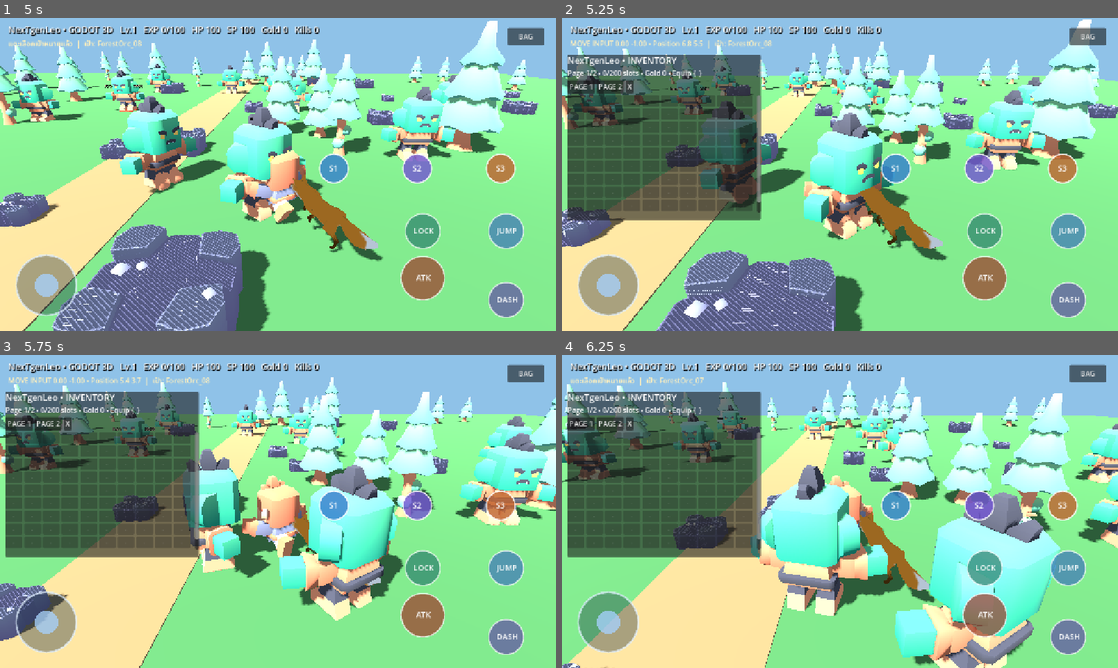
Above: before the commit, frames 1-4 (two rows, left to right).
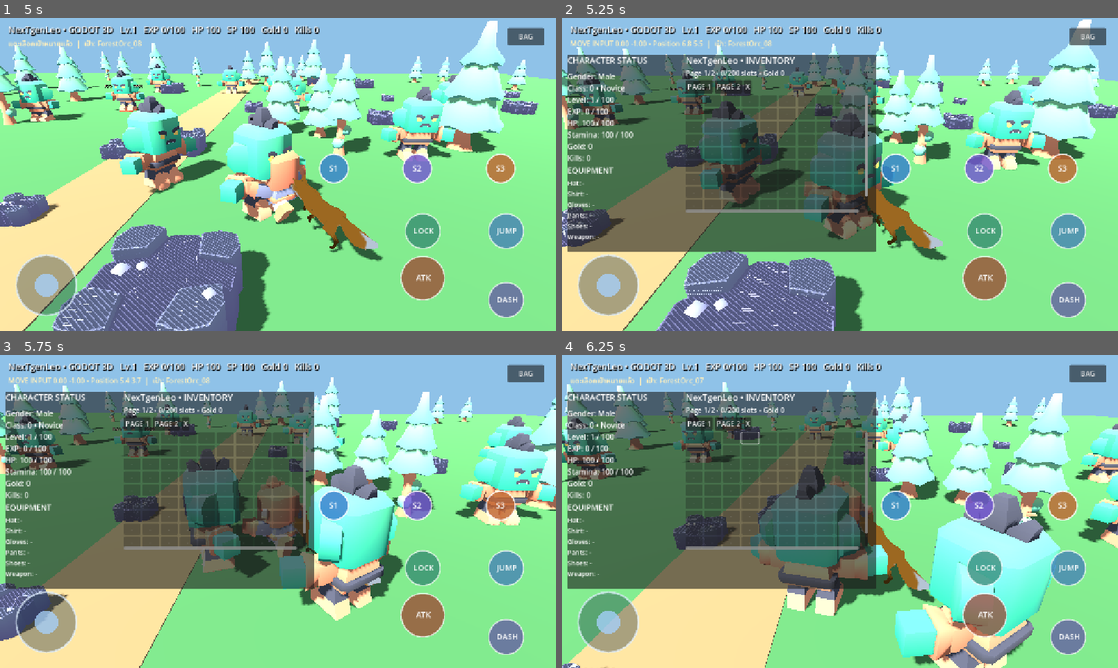
Above: after the commit, the same moments.

Repository: redfullmoon209-debug/NexTgenLeo
Game: Godot game, scene res://godot_src/main.tscn
The game is run twice, just before and just after one commit, with the same random seed, the same clock (stepped at 60 frames per second) and the same inputs.
Inputs (mouse positions are in pixels of both pictures, inside the frame that each line leads up to):
- Up to frame 1 (5 s): tap Enter at 0.5 s; move the mouse to (400, 158) at 0.52 s; hold D (leo_right) 0.53-1.25 s; hold F (leo_attack) 0.53-1.25 s; click (400, 158) at 0.67 s; tap Space at 0.77, 3.77 s; drag from (166, 190) to (250, 237) at 1.27 s; move the mouse to (333, 105) at 2.02 s; hold D (leo_right) 2.03-2.75 s; hold Tab (leo_lock) 2.03-2.75 s; drag from (250, 237) to (111, 127) at 2.77 s; move the mouse to (444, 221) at 3.52 s; hold A (leo_left) 3.53-4.25 s; tap Keypad Enter at 3.6 s; drag from (111, 127) to (194, 96) at 4.27 s
- Up to frame 2 (5.25 s): move the mouse to (867, 174) at 5.02 s; hold S (leo_back) from 5.03 s (still down); tap B at 5.1 s; click (867, 174) at 5.17 s
- Up to frame 3 (5.75 s): keep holding S (leo_back)
- Up to frame 4 (6.25 s): release S (leo_back) at 5.75 s; drag from (756, 433) to (728, 527) at 5.77 s

Frame 1 is identical in both runs. In frame 2, 25% of the frame differs, in the area x 0-57%, y 11-75%; in frame 3, 25%; in frame 4, 25%.

Commit message:
Add left-side character status and equipment panel inside inventory UI

Diff:
--- a/godot_src/main.gd
+++ b/godot_src/main.gd
@@ -44,6 +44,8 @@
 var bag_panel: PanelContainer
 var bag_grid: GridContainer
 var bag_info: Label
+var character_status_label: Label
+var character_equipment_label: Label
 var bag_page := 0
 const ITEM_NAMES = {"hp_potion": "HP Potion", "life_trace": "Life Trace", "forest_helm": "Forest Helm", "forest_sword": "Forest Sword"}
 const ITEM_SLOTS = {"forest_helm": "Hat", "forest_sword": "Weapon"}
@@ -385,6 +387,8 @@
 func _refresh_ui() -> void:
     if stats_label == null:
         return
+    if bag_panel != null and bag_panel.visible:
+        _refresh_character_status()
     stats_label.text = "NexTgenLeo • GODOT 3D   Lv.%d   EXP %d/%d   HP %d   SP %d   Gold %d   Kills %d" % [player_level, player_xp, player_level * 100, hp, int(stamina), gold, kills]
     var target_name: String = str(target.name) if is_instance_valid(target) and target.visible else "ไม่มี"
     help_label.text = "%s  |  เป้า: %s" % [status, target_name]
@@ -925,11 +929,38 @@
     root.add_child(bag_button)
     bag_panel = PanelContainer.new()
     bag_panel.position = Vector2(12, 84)
-    bag_panel.custom_minimum_size = Vector2(445, 380)
+    bag_panel.custom_minimum_size = Vector2(710, 380)
+    var view_size := get_viewport().get_visible_rect().size
+    var fit_scale := minf(1.0, minf((view_size.x - 24.0) / 735.0, (view_size.y - 96.0) / 420.0))
+    bag_panel.scale = Vector2.ONE * maxf(0.4, fit_scale)
     bag_panel.visible = false
     root.add_child(bag_panel)
+    var layout := HBoxContainer.new()
+    layout.add_theme_constant_override("separation", 14)
+    bag_panel.add_child(layout)
+    var status_column := VBoxContainer.new()
+    status_column.custom_minimum_size = Vector2(240, 360)
+    layout.add_child(status_column)
+    var status_title := Label.new()
+    status_title.text = "CHARACTER STATUS"
+    status_title.add_theme_font_size_override("font_size", 19)
+    status_column.add_child(status_title)
+    var separator := HSeparator.new()
+    status_column.add_child(separator)
+    character_status_label = Label.new()
+    character_status_label.add_theme_font_size_override("font_size", 17)
+    status_column.add_child(character_status_label)
+    var equip_title := Label.new()
+    equip_title.text = "EQUIPMENT"
+    equip_title.add_theme_font_size_override("font_size", 18)
+    status_column.add_child(equip_title)
+    character_equipment_label = Label.new()
+    character_equipment_label.add_theme_font_size_override("font_size", 15)
+    status_column.add_child(character_equipment_label)
+    var vertical_divider := VSeparator.new()
+    layout.add_child(vertical_divider)
     var content := VBoxContainer.new()
-    bag_panel.add_child(content)
+    layout.add_child(content)
     var title := Label.new()
     title.text = "NexTgenLeo • INVENTORY"
     title.add_theme_font_size_override("font_size", 20)
@@ -961,7 +992,14 @@
 func _refresh_bag() -> void:
     if bag_grid == null or bag_info == null:
         return
-    bag_info.text = "Page %d/2 • %d/200 slots • Gold %d • Equip %s" % [bag_page + 1, inventory.size(), gold, str(equipment)]
+    bag_info.text = "Page %d/2 • %d/200 slots • Gold %d" % [bag_page + 1, inventory.size(), gold]
+    if character_status_label != null:
+        character_status_label.text = "Gender: %s\nClass: 0 • Novice\nLevel: %d / 100\nEXP: %d / %d\nHP: %d / 100\nStamina: %d / 100\nGold: %d\nKills: %d" % [active_gender.capitalize(), player_level, player_xp, player_level * 100, hp, int(stamina), gold, kills]
+    if character_equipment_label != null:
+        var equip_text := ""
+        for slot_name in ["Hat", "Shirt", "Gloves", "Pants", "Shoes", "Weapon"]:
+            equip_text += "%s: %s\n" % [slot_name, str(ITEM_NAMES.get(str(equipment.get(slot_name, "")), "-"))]
+        character_equipment_label.text = equip_text
     for child in bag_grid.get_children():
         bag_grid.remove_child(child)
         child.queue_free()
@@ -980,3 +1018,8 @@
             cell.text = "·"
             cell.disabled = true
         bag_grid.add_child(cell)
+
+func _refresh_character_status() -> void:
+    if character_status_label == null:
+        return
+    character_status_label.text = "Gender: %s\nClass: 0 • Novice\nLevel: %d / 100\nEXP: %d / %d\nHP: %d / 100\nStamina: %d / 100\nGold: %d\nKills: %d" % [active_gender.capitalize(), player_level, player_xp, player_level * 100, hp, int(stamina), gold, kills]
